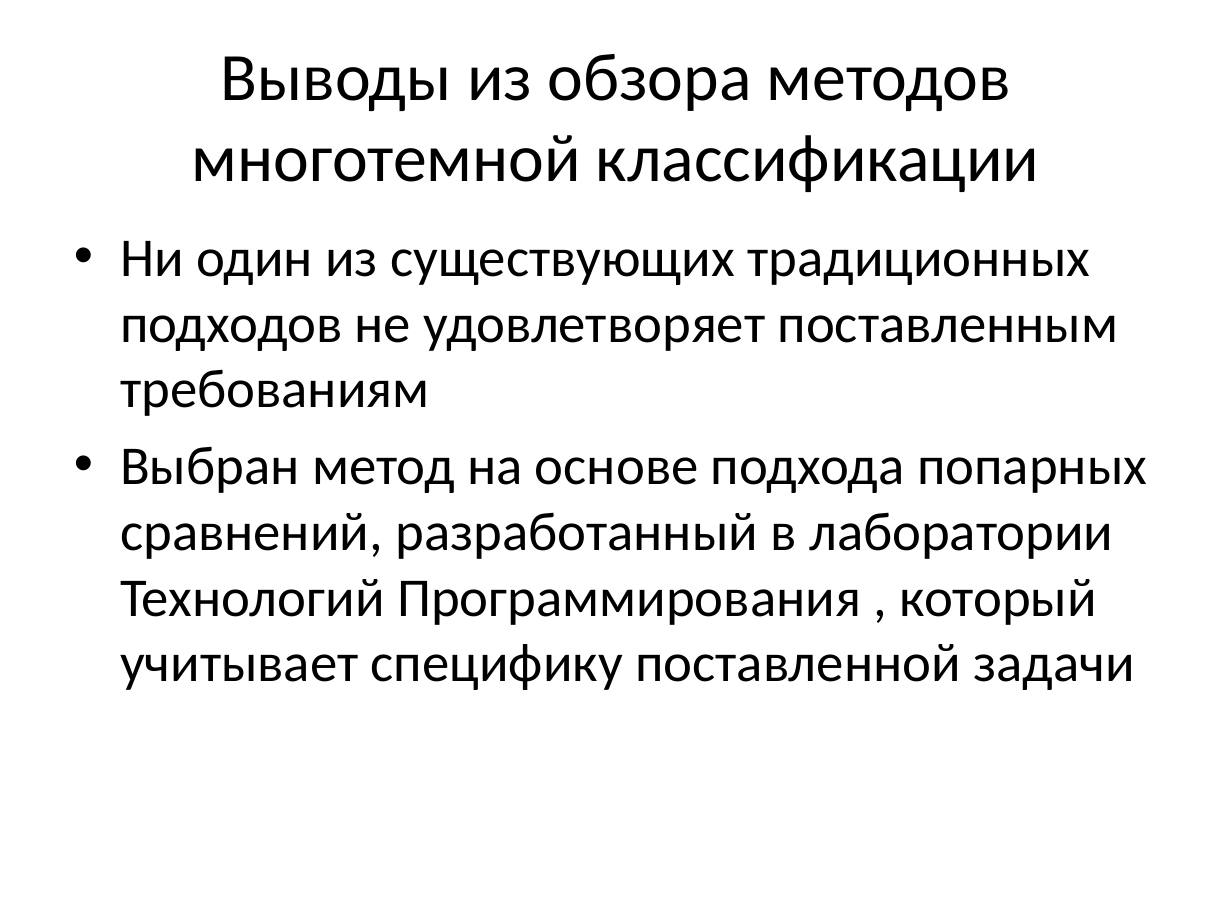
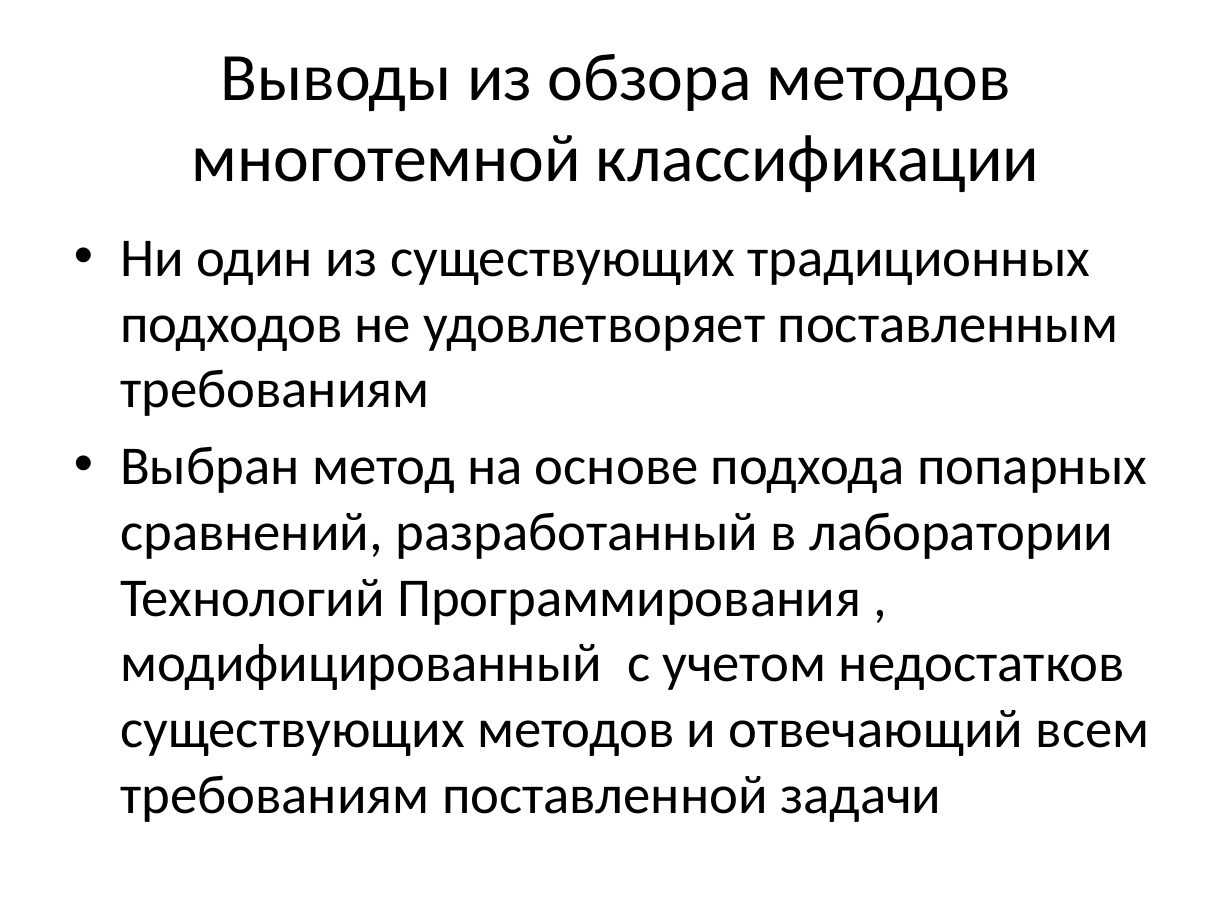
Before and after one commit to Oksert/Diplom_text, a slide deck: slide 11 of Треско_презентация.pptx (slide 13 before the commit). Drawn at 1232x924 pixels with LibreOffice and Linux fonts; fonts in the diff are those of the drawing. Boxes give left, top, right and bottom in pixels: in the first picture for what was removed or moved away, otherwise in the second. Text is boxed around its words. In the diff, an @@ line names an element or a change of style, - is before the commit and + after.

```diff
--- a/Треско_презентация.pptx
+++ b/Треско_презентация.pptx
@@ text at [120,446,1149,822]: text changed @@
-• Выбран метод на основе подхода попарных сравнений, разработанный в лаборатории Технологий Программирования , который учитывает специфику поставленной задачи
+• Выбран метод на основе подхода попарных сравнений, разработанный в лаборатории Технологий Программирования , модифицированный с учетом недостатков существующих методов и отвечающий всем требованиям поставленной задачи
```
Also in this commit, not shown: 6 other slides changed, 1 slide added, 1 slide removed, 3 other files.
